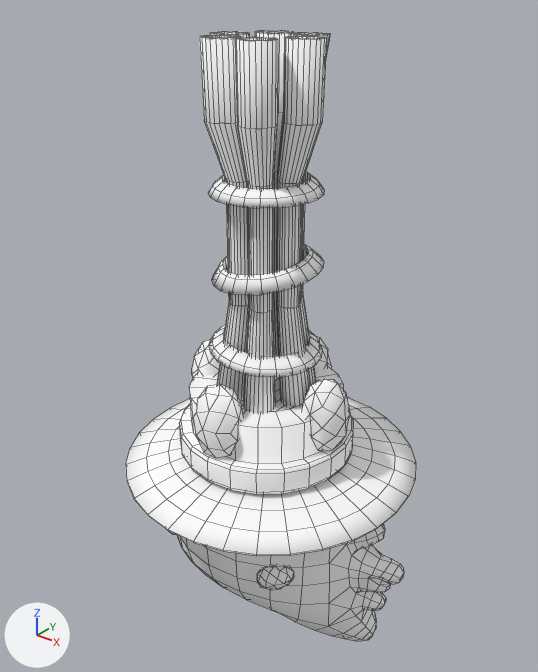
One commit to the Blender file VariantPack-NebbysWrath/Assets/AssetBundle/Variants/Enemies/MiniMushrum/AD-Shroom/ADshroom.blend: the scene before it, then after it.
Rendered twice from a 50 mm lens placed at (2.92, -3.34, 4.73), pointed at (-0.07, 0.4, 2.41). Every picture has the same lights, and +X, +Y and +Z are marked at lower left. Mesh edges are drawn as thin lines.

Before the edit, the objects in view are built like this:
```python
me_new_shroom = bpy.data.meshes.new('New_Shroom')
me_new_shroom.from_pydata(...)  # 2829 vertices, 2950 faces; spans x -1.88..1.88, y -0.01..7.23, z -2.31..1.24
# faces by material slot: [2512, 438]
me_new_shroom.materials.append(mat_matminimushroom)  # its picture is missing
me_new_shroom.materials.append(mat_material)  # its picture is missing
ob_new_shroom = bpy.data.objects.new('New_Shroom', me_new_shroom)
ob_new_shroom.location = (0.0, 0.0, 0.0)
ob_new_shroom.rotation_euler = (1.571, 0.0, 0.0)  # degrees (90, 0, 0)
ob_new_shroom.scale = (0.61, 0.61, 0.61)
```
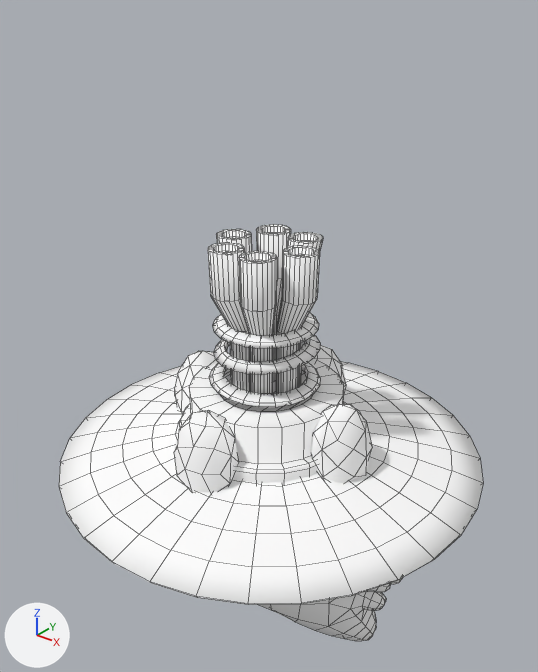
Commit message: updated AD
shroom now smoller

What the commit changed:
me_new_shroom is used by ob_new_shroom; location (0.0, 0.0, 0.0); rotation (1.571, 0.0, 0.0), in degrees (90, 0, 0); scale (0.61, 0.61, 0.61).
me_new_shroom had 2829 vertices, 2950 faces and spanned x -1.88..1.88, y -0.01..7.23, z -2.31..1.24.
me_new_shroom now has 2829 vertices, 2950 faces and spans x -2.54..2.54, y -0.01..5.17, z -3.08..2.0.
me_new_shroom part 1: the loose piece of 88 vertices spanning x -0.59..0.59, y 5.72..5.89, z -1.06..0.14 is scaled about its middle by (1, 0.56, 1), then moved by (-0.01, -1.56, 0.0).
me_new_shroom part 2: the loose piece of 88 vertices spanning x -0.6..0.62, y 4.75..5.09, z -1.08..0.14 is scaled about its middle by (1, 0.512, 1), then moved by (-0.01, -0.98, 0.0).
me_new_shroom part 3: the loose piece of 88 vertices spanning x -0.65..0.63, y 3.86..4.12, z -1.11..0.19 is scaled about its middle by (1, 0.482, 1), then moved by (-0.01, -0.44, 0.0).
me_new_shroom part 4: the loose piece of 42 vertices spanning x -0.29..0.29, y 2.89..3.79, z 0.12..0.64 is scaled about its middle by 1.26, then moved by (0.0, -0.36, 0.22).
me_new_shroom part 5: the loose piece of 42 vertices spanning x 0.58..1.1, y 2.89..3.79, z -0.75..-0.17 is scaled about its middle by 1.26, then moved by (0.22, -0.36, 0.0).
me_new_shroom part 6: the loose piece of 42 vertices spanning x -0.29..0.29, y 2.89..3.79, z -1.56..-1.04 is scaled about its middle by 1.26, then moved by (0.0, -0.36, -0.22).
me_new_shroom part 7: the loose piece of 42 vertices spanning x -1.1..-0.58, y 2.89..3.79, z -0.75..-0.17 is scaled about its middle by 1.26, then moved by (-0.22, -0.36, 0.0).
me_new_shroom part 8: the loose piece of 453 vertices spanning x -1.77..1.77, y 2.18..2.74, z -2.31..1.24 is scaled about its middle by (1.43, 1.24, 1.43), then moved by (0.0, 0.11, 0.0).
me_new_shroom part 9: 1056 of 2829 vertices moved; they spanned x -0.65..0.65, y 3.19..7.23, z -1.06..0.14 and now span x -0.65..0.65, y 2.45..5.17, z -1.06..0.14; mean shift (0.0, -1.71, 0.0); largest move (0.05, 7.23, 0.04) -> (0.05, 5.17, 0.04).

Boxes (x1, y1, x2, y2) around the edits, measured in the pictures (538 x 672 px; the box of a moved part takes in the faces that stretch with it):
'New_Shroom', reshaped (46% wider, 32% shorter)
    before: (126, 30, 416, 641)
    after: (59, 224, 483, 641)
part 1 of me_new_shroom, moved or reshaped
    before: (208, 172, 324, 208)
    after: (213, 313, 319, 349)
part 2 of me_new_shroom, moved or reshaped
    before: (212, 244, 324, 295)
    after: (214, 335, 320, 375)
part 3 of me_new_shroom, moved or reshaped
    before: (209, 324, 322, 377)
    after: (210, 363, 320, 407)
part 4 of me_new_shroom, moved or reshaped
    before: (193, 384, 243, 458)
    after: (174, 411, 239, 493)
part 5 of me_new_shroom, moved or reshaped
    before: (302, 379, 350, 450)
    after: (311, 404, 372, 483)
part 6 of me_new_shroom, moved or reshaped
    before: (314, 335, 332, 370)
    after: (312, 345, 346, 398)
part 7 of me_new_shroom, moved or reshaped
    before: (192, 338, 220, 379)
    after: (175, 351, 217, 413)
part 8 of me_new_shroom, moved or reshaped
    before: (126, 397, 416, 556)
    after: (59, 361, 483, 604)
part 9 of me_new_shroom, moved or reshaped
    before: (200, 30, 330, 413)
    after: (208, 224, 323, 393)
